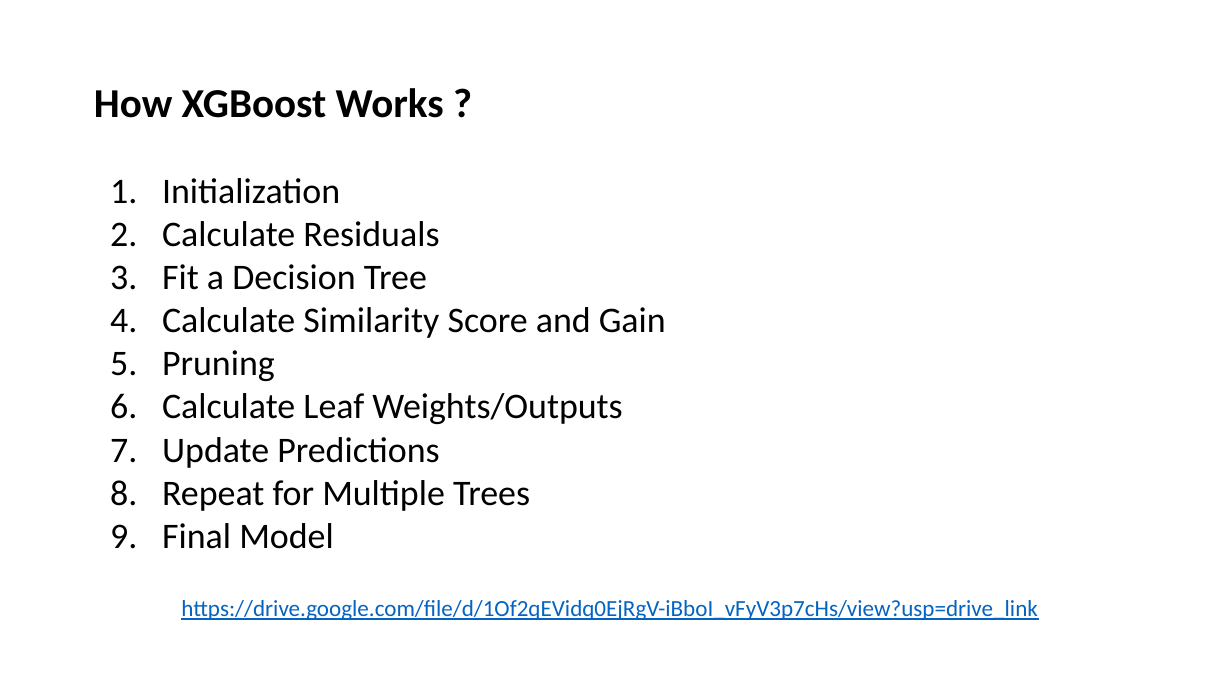
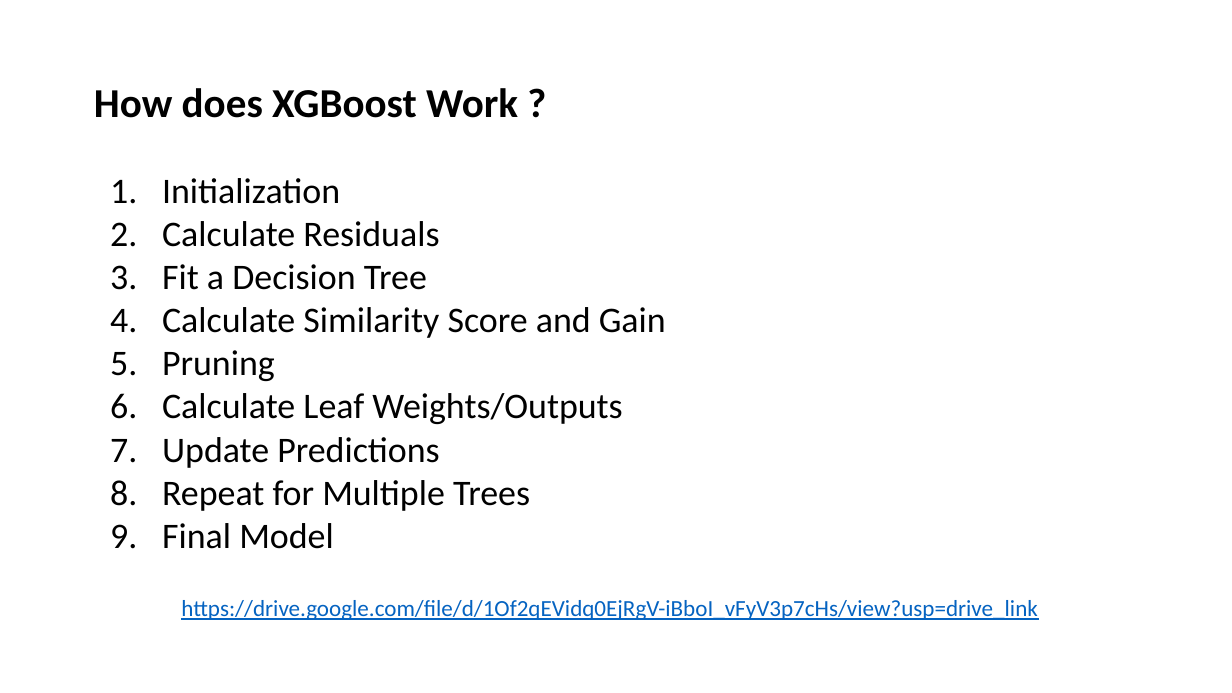
Before and after one commit to EshanJayasundara/Home-Credit-Default-Risk-Prediction, a slide deck: slide 10 of Home Credit Default Risk Prediction Presentation.pptx (slide 9 before the commit). Drawn at 1232x693 pixels with LibreOffice and Linux fonts; fonts in the diff are those of the drawing. Boxes give left, top, right and bottom in pixels: in the first picture for what was removed or moved away, otherwise in the second. Text is boxed around its words. In the diff, an @@ line names an element or a change of style, - is before the commit and + after.

```diff
--- a/Home Credit Default Risk Prediction Presentation.pptx
+++ b/Home Credit Default Risk Prediction Presentation.pptx
@@ title at <box>94,88,518,118</box>: text changed @@
-How XGBoost Works ?
+How does XGBoost Work ?
```
Also in this commit, not shown: 4 other slides changed, 4 slides added, 1 slide removed, 3 other files.
